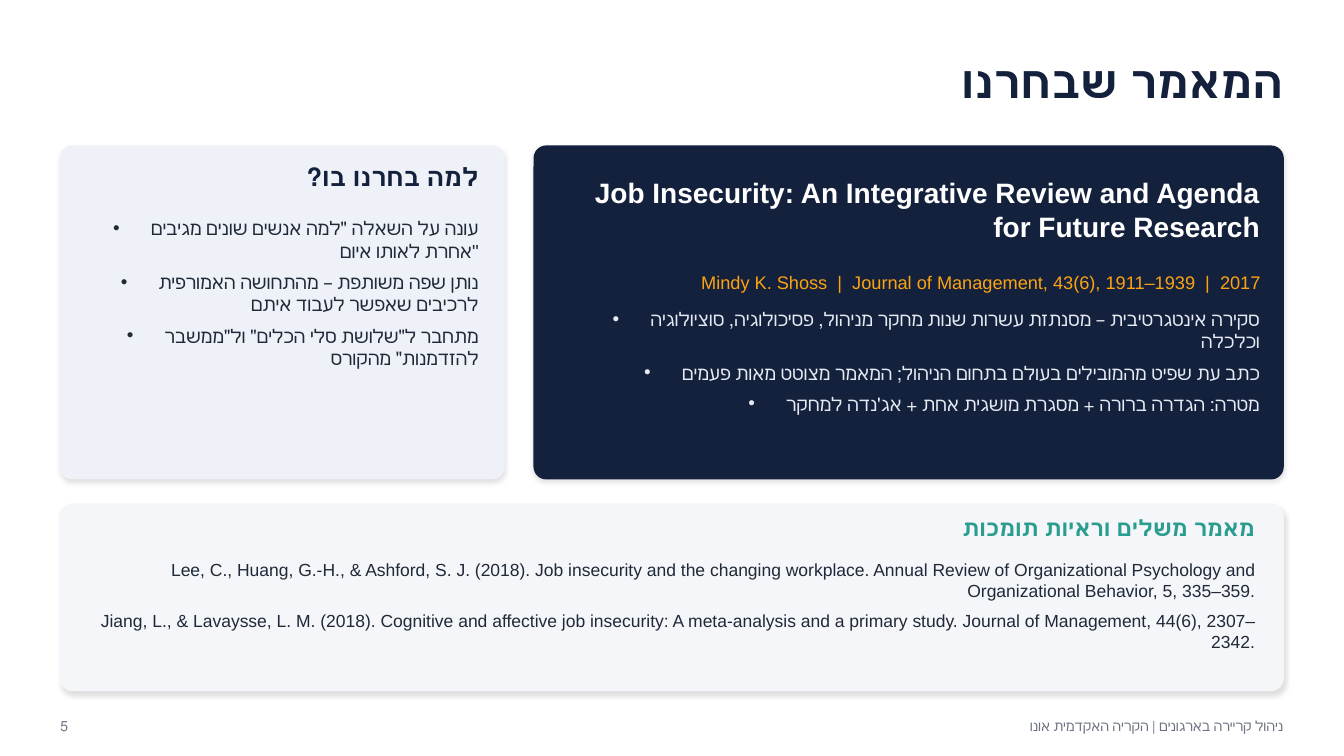
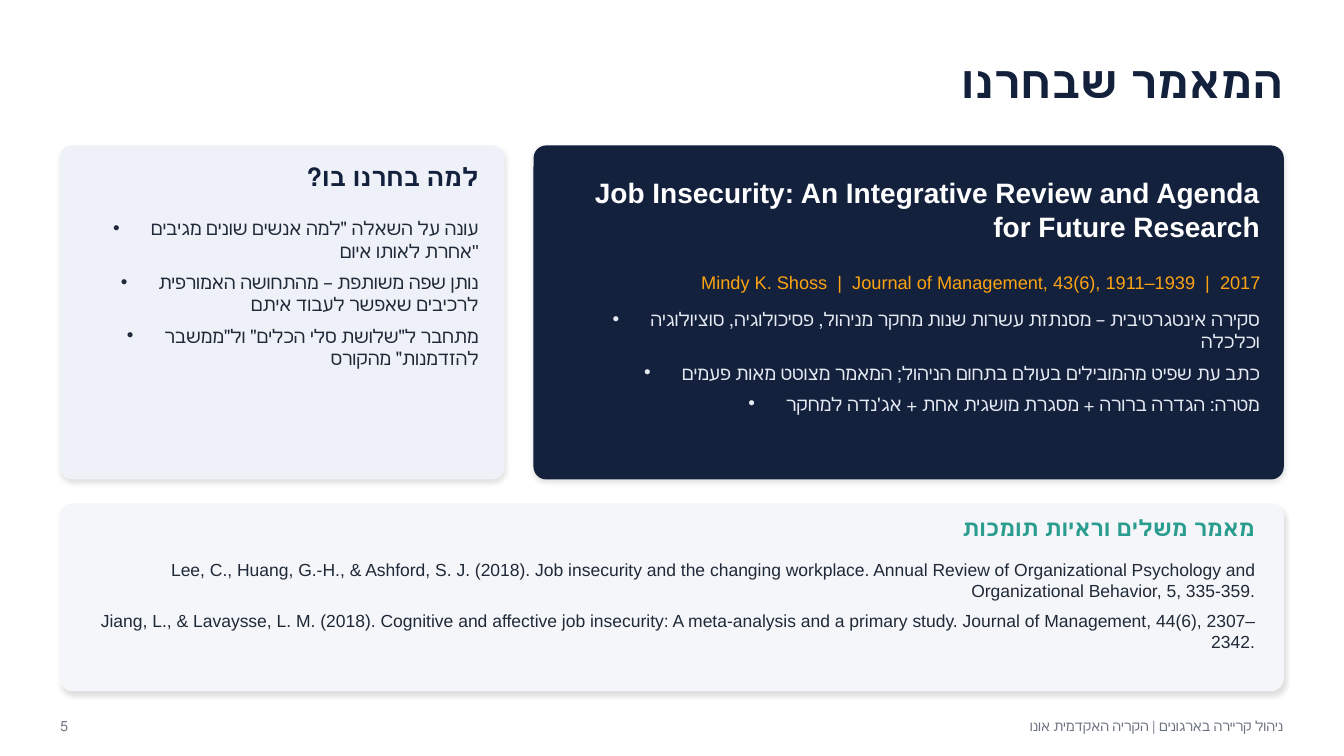
Before and after one commit to azbargarawan-sudo/clickwriting-landing, a slide deck: slide 5 of career-management-final-project/ניהול קריירה - התמודדות עם חוסר ודאות תעסוקתי - מצגת.pptx. Drawn at 1344x756 pixels with LibreOffice and Linux fonts; fonts in the diff are those of the drawing. Boxes give left, top, right and bottom in pixels: in the first picture for what was removed or moved away, otherwise in the second. Text is boxed around its words. In the diff, an @@ line names an element or a change of style, - is before the commit and + after.

```diff
--- a/career-management-final-project/ניהול קריירה - התמודדות עם חוסר ודאות תעסוקתי - מצגת.pptx
+++ b/career-management-final-project/ניהול קריירה - התמודדות עם חוסר ודאות תעסוקתי - מצגת.pptx
@@ text at (x1=171, y1=563, x2=1255, y2=601): text changed @@
-Lee, C., Huang, G.-H., & Ashford, S. J. (2018). Job insecurity and the changing workplace. Annual Review of Organizational Psychology and Organizational Behavior, 5, 335–359.
+Lee, C., Huang, G.-H., & Ashford, S. J. (2018). Job insecurity and the changing workplace. Annual Review of Organizational Psychology and Organizational Behavior, 5, 335-359.
```
Also in this commit, not shown: 5 other slides changed, 3 other files.
